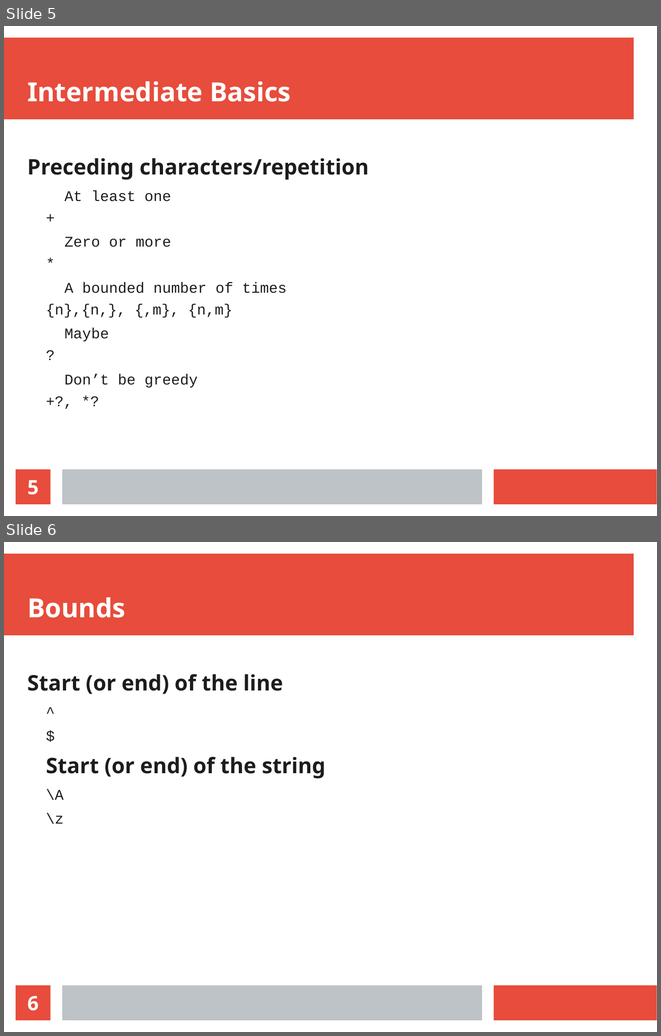
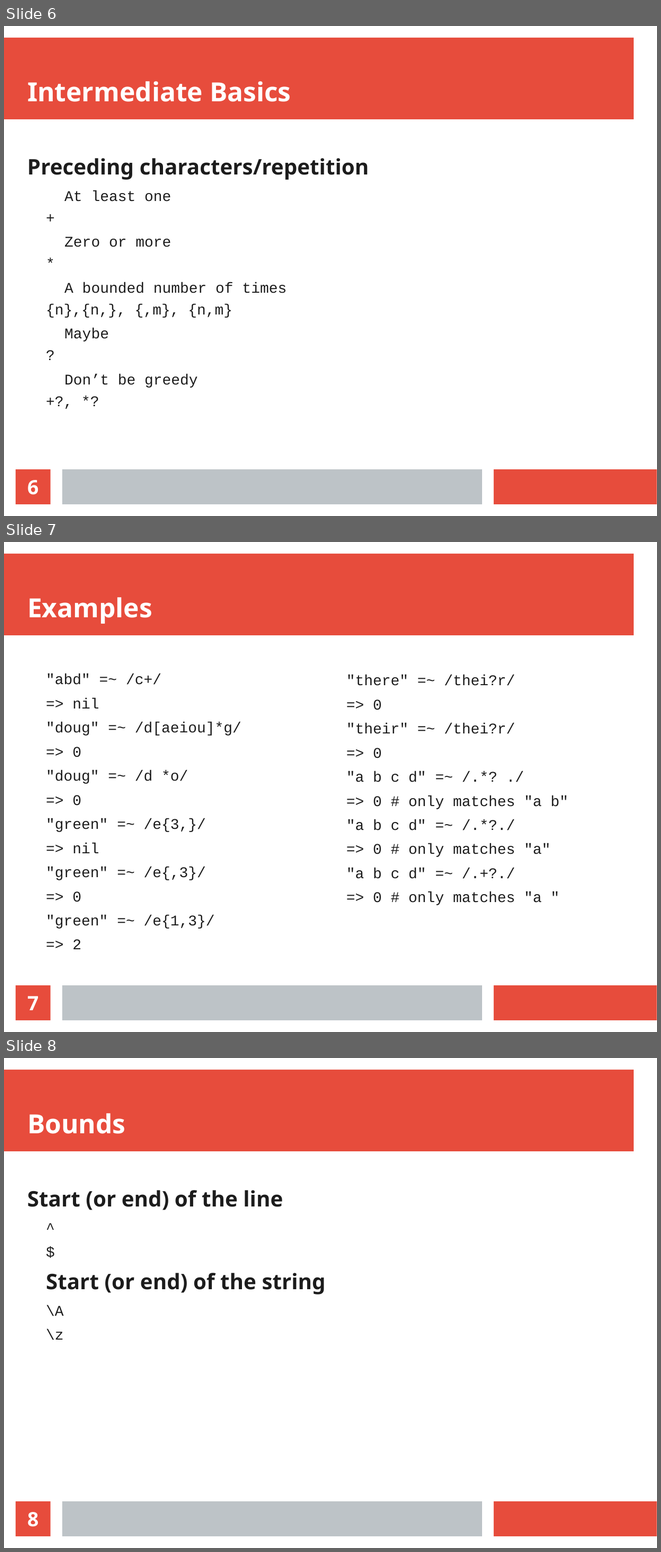
Before and after one commit to callahat/slides, a slide deck: 2024/crb/regexp.ppt. Shown one above the other, each under a label of ours: slides 5 and 6 before the commit, slides 6, 7 and 8 after it. The pictures are 661x1036 and 661x1552 pixels, drawn with LibreOffice and Linux fonts; fonts in the diff are those of the drawing. Boxes give left, top, right and bottom in pixels: in the first picture for what was removed or moved away, otherwise in the second. Text is boxed around its words. In the diff, an @@ line names an element or a change of style, - is before the commit and + after.

```diff
--- a/2024/crb/regexp.ppt
+++ b/2024/crb/regexp.ppt
@@ slide 7 added at bbox=[4, 542, 657, 1032], background #FFFFFF; not listed: 3 template elements that a slide beside it also shows @@
@@ title added at bbox=[27, 597, 152, 624], 32 pt, text #FFFFFF, bold @@
+Examples
@@ text added at bbox=[46, 674, 241, 949], 18 pt, text #1C1C1C @@
+  "abd" =~ /c+/
+  => nil
+  "doug" =~ /d[aeiou]*g/
+  => 0
+  "doug" =~ /d *o/
+  => 0
+  "green" =~ /e{3,}/
+  => nil
+  "green" =~ /e{,3}/
+  => 0
+  "green" =~ /e{1,3}/
+  => 2
@@ text added at bbox=[346, 674, 568, 905], 18 pt, text #1C1C1C @@
+  "there" =~ /thei?r/
+  => 0
+  "their" =~ /thei?r/
+  => 0
+  "a b c d" =~ /.*? ./
+  => 0 # only matches "a b"
+  "a b c d" =~ /.*?./
+  => 0 # only matches "a"
+  "a b c d" =~ /.+?./
+  => 0 # only matches "a "
@@ page number added at bbox=[16, 985, 51, 1020], fill #E74C3C, 24 pt, text #FFFFFF, bold @@
+7
@@ what was slide 5 is now slide 6 @@
@@ page number at bbox=[27, 480, 38, 495]: text changed @@
-5
+6
@@ what was slide 6 is now slide 8 @@
@@ page number at bbox=[27, 1512, 38, 1527]: text changed @@
-6
+8
```
Also in this commit, not shown: 2 slides changed, 4 other slides added, 1 slide removed, 1 other file.
